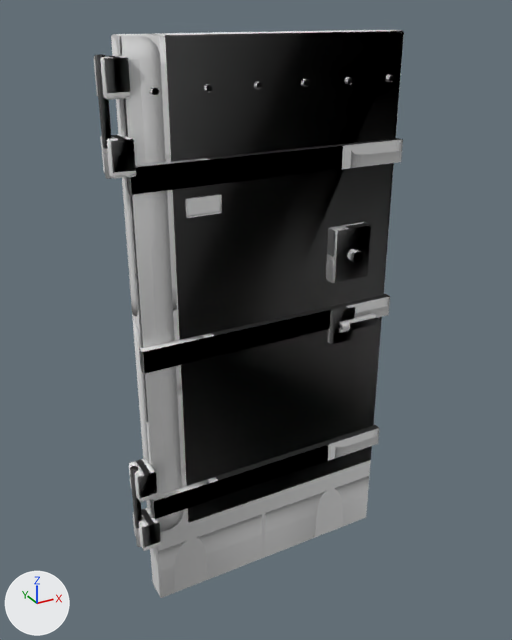
A saved change to the FBX model Assets/Subsistence/ModelsHP/DD_door_metal/DD_door_metal_lod1.fbx.
One viewpoint serves both versions: a camera (50 mm lens) standing at (-1.19, -2.07, 2.12) and looking at (-0.05, 0.0, 1.08). The lights are fixed; the arrows at lower left show +X, +Y and +Z. The first picture is the older version.

Objects in the first picture: 'DD_door_metal_LOD1'.
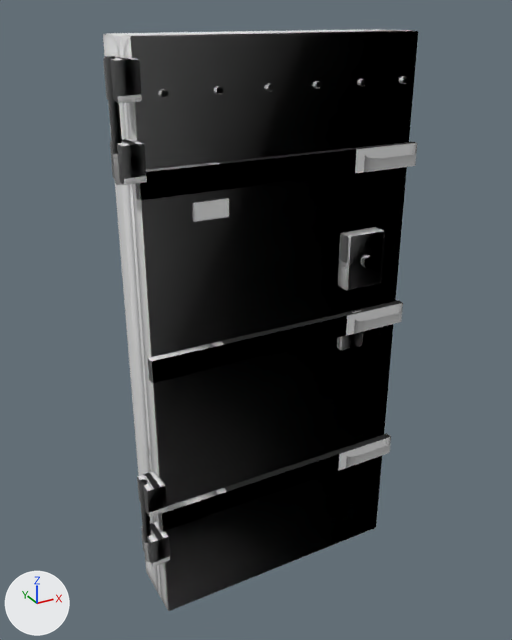
Boxes (x1, y1, x2, y2) around the edits, measured in the pictures (512 x 640 px; the box of a moved part takes in the faces that stretch with it):
'DD_door_metal_LOD1', reshaped
    before: (94, 30, 404, 598)
    after: (103, 29, 418, 611)
part 1 of me_dd_door_metal_001, moved or reshaped
    before: (150, 425, 380, 519)
    after: (158, 433, 391, 532)
part 2 of me_dd_door_metal_001, moved or reshaped
    before: (139, 294, 390, 374)
    after: (148, 300, 403, 384)
part 3 of me_dd_door_metal_001, moved or reshaped
    before: (127, 138, 403, 195)
    after: (136, 141, 417, 200)
part 4 of me_dd_door_metal_001, moved or reshaped
    before: (130, 466, 142, 547)
    after: (139, 479, 151, 562)
part 5 of me_dd_door_metal_001, moved or reshaped
    before: (95, 54, 112, 179)
    after: (105, 56, 122, 185)
part 6 of me_dd_door_metal_001, moved or reshaped
    before: (347, 249, 363, 263)
    after: (361, 255, 374, 268)
part 7 of me_dd_door_metal_001, moved or reshaped
    before: (185, 194, 222, 218)
    after: (192, 197, 229, 222)
part 8 of me_dd_door_metal_001, rebuilt (7% wider)
    before: (111, 30, 404, 598)
    after: (103, 29, 418, 611)
part 9 of me_dd_door_metal_001, deleted
    before: (150, 75, 394, 345)
part 10 of me_dd_door_metal_001, built on
    before: (94, 56, 136, 179)
    after: (103, 57, 408, 185)
part 11 of me_dd_door_metal_001, moved or reshaped
    before: (129, 458, 161, 551)
    after: (137, 471, 170, 566)
part 12 of me_dd_door_metal_001, added
    after: (337, 227, 385, 351)

The edits, one by one:
me_dd_door_metal_001 is used by ob_dd_door_metal_lod1; location (0.0, 0.0, 0.0).
me_dd_door_metal_001 had 386 vertices, 380 faces and spanned x -0.57..0.51, y -0.12..0.05, z 0.0..2.05.
me_dd_door_metal_001 now has 386 vertices, 356 faces and spans x -0.57..0.52, y -0.19..0.12, z 0.0..2.05.
me_dd_door_metal_001 part 1: the loose piece of 8 vertices spanning x -0.51..0.51, y -0.07..-0.04, z 0.41..0.49 is moved by (0.0, -0.08, 0.0).
me_dd_door_metal_001 part 2: the loose piece of 8 vertices spanning x -0.51..0.51, y -0.07..-0.04, z 1.01..1.09 is moved by (0.0, -0.08, 0.0).
me_dd_door_metal_001 part 3: the loose piece of 8 vertices spanning x -0.51..0.51, y -0.07..-0.04, z 1.61..1.69 is moved by (0.0, -0.08, 0.0).
me_dd_door_metal_001 part 4: the loose piece of 15 vertices spanning x -0.57..-0.55, y -0.05..-0.02, z 0.29..0.63 is moved by (0.0, -0.09, 0.0).
me_dd_door_metal_001 part 5: the loose piece of 15 vertices spanning x -0.57..-0.55, y -0.05..-0.02, z 1.66..2.0 is moved by (0.0, -0.09, 0.0).
me_dd_door_metal_001 part 6: the loose piece of 24 vertices spanning x 0.28..0.32, y -0.12..-0.08, z 1.28..1.32 is moved by (0.0, -0.07, 0.0).
me_dd_door_metal_001 part 7: the loose piece of 8 vertices spanning x -0.34..-0.22, y -0.09..-0.07, z 1.52..1.58 is moved by (0.0, -0.05, 0.0).
me_dd_door_metal_001 part 8: the loose piece of 32 vertices spanning x -0.5..0.5, y -0.05..0.05, z 0.0..2.05 is rebuilt with 32 vertices and now spans x -0.5..0.5, y -0.12..0.12, z 0.0..2.05.
me_dd_door_metal_001 part 9: 9 loose pieces with 174 vertices, spanning x -0.43..0.44, y -0.11..-0.03, z 0.95..1.91, are deleted.
me_dd_door_metal_001 part 10: 8 vertices moved within x -0.56..-0.5, y -0.08, z 1.67..1.99; 31 vertices removed from x -0.56..-0.49, y -0.09..0.01, z 1.67..2.0; 126 vertices added at x -0.56..0.44, y -0.17..-0.08, z 1.67..2.0.
me_dd_door_metal_001 part 11: 12 vertices moved within x -0.56..-0.5, y -0.08, z 0.3..0.62; 36 vertices removed from x -0.56..-0.49, y -0.09..0.01, z 0.29..0.62; 37 vertices added at x -0.56..-0.49, y -0.17..-0.08, z 0.29..0.62.
me_dd_door_metal_001 part 12: 78 vertices added at x 0.16..0.52, y -0.17..0.02, z 0.95..1.4.
